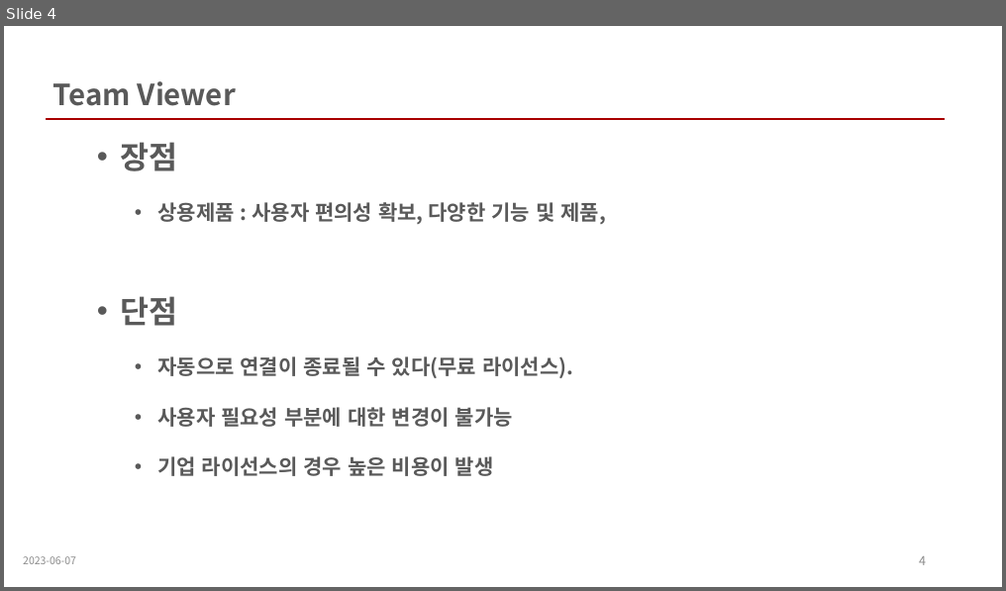
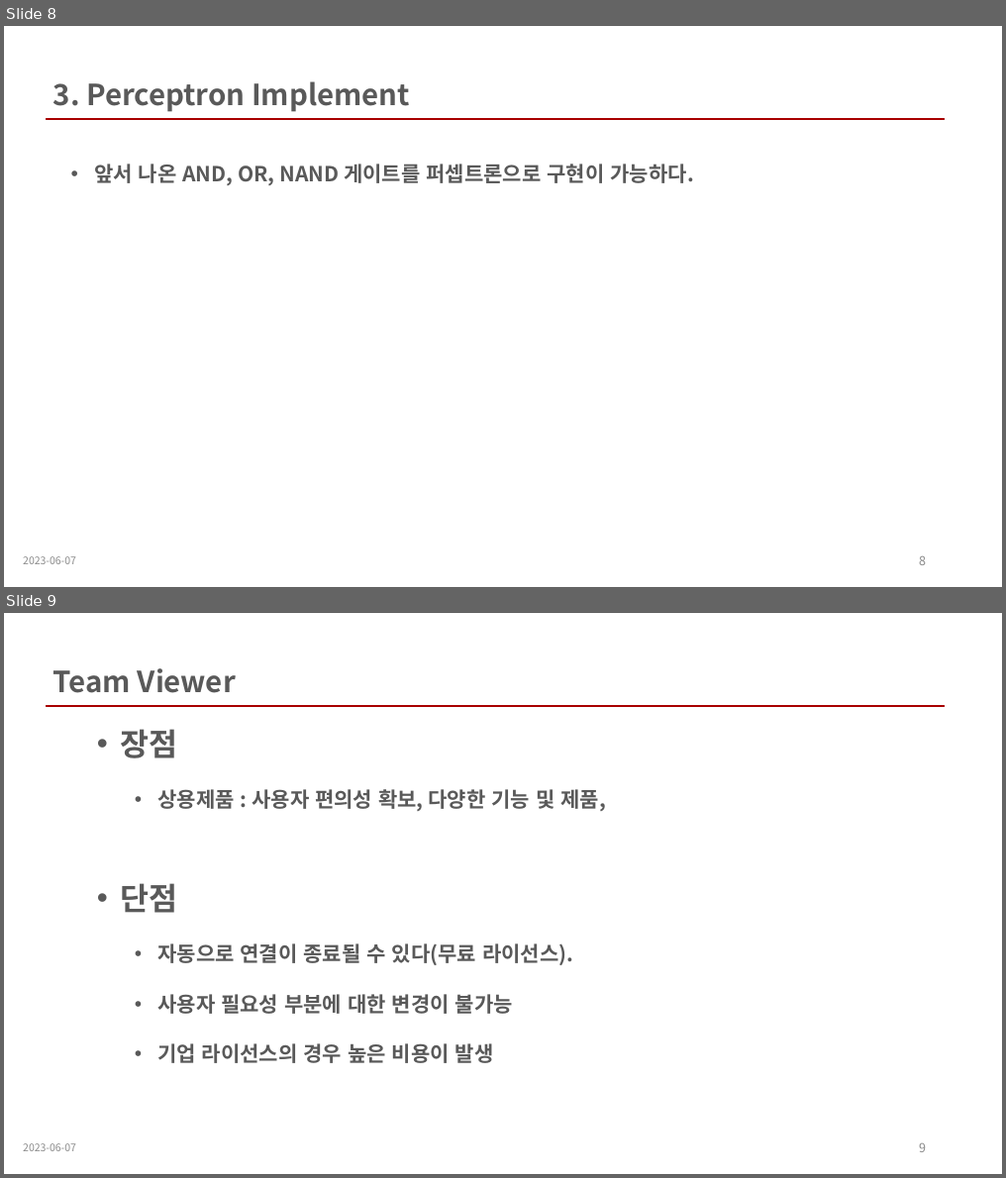
Before and after one commit to wkdnffla3/Dev_doc, a slide deck: deep_learning/DL_ppt/2_perceptron.pptx. Shown one above the other, each under a label of ours: slide 4 before the commit, slides 8 and 9 after it. The pictures are 1006x591 and 1006x1178 pixels, drawn with LibreOffice and Linux fonts; fonts in the diff are those of the drawing. Boxes give left, top, right and bottom in pixels: in the first picture for what was removed or moved away, otherwise in the second. Text is boxed around its words. In the diff, an @@ line names an element or a change of style, - is before the commit and + after.

Commit message:
lab fix DL_Perceptron_1

```diff
--- a/deep_learning/DL_ppt/2_perceptron.pptx
+++ b/deep_learning/DL_ppt/2_perceptron.pptx
@@ slide 8 added at (4, 26, 1002, 587), background #FFFFFF @@
@@ text added at (54, 81, 410, 112), 28 pt, text #595959, bold @@
+3. Perceptron Implement
@@ line added from (46, 120) to (945, 120), #A80000 2.25 pt @@
@@ text added at (94, 164, 693, 185), 20 pt, text #595959, bold @@
+• 앞서 나온 AND, OR, NAND 게이트를 퍼셉트론으로 구현이 가능하다.
@@ text added at (23, 557, 76, 565), 10 pt, text #8C8C8C @@
+2023-06-07
@@ page number added at (919, 557, 926, 566), 12 pt, text #8C8C8C @@
+8
@@ what was slide 4 is now slide 9 @@
@@ page number at (919, 1144, 926, 1153): text changed @@
-4
+9
```
Also in this commit, not shown: 1 slide changed, 6 other slides added, 1 slide removed, 1 other file.
